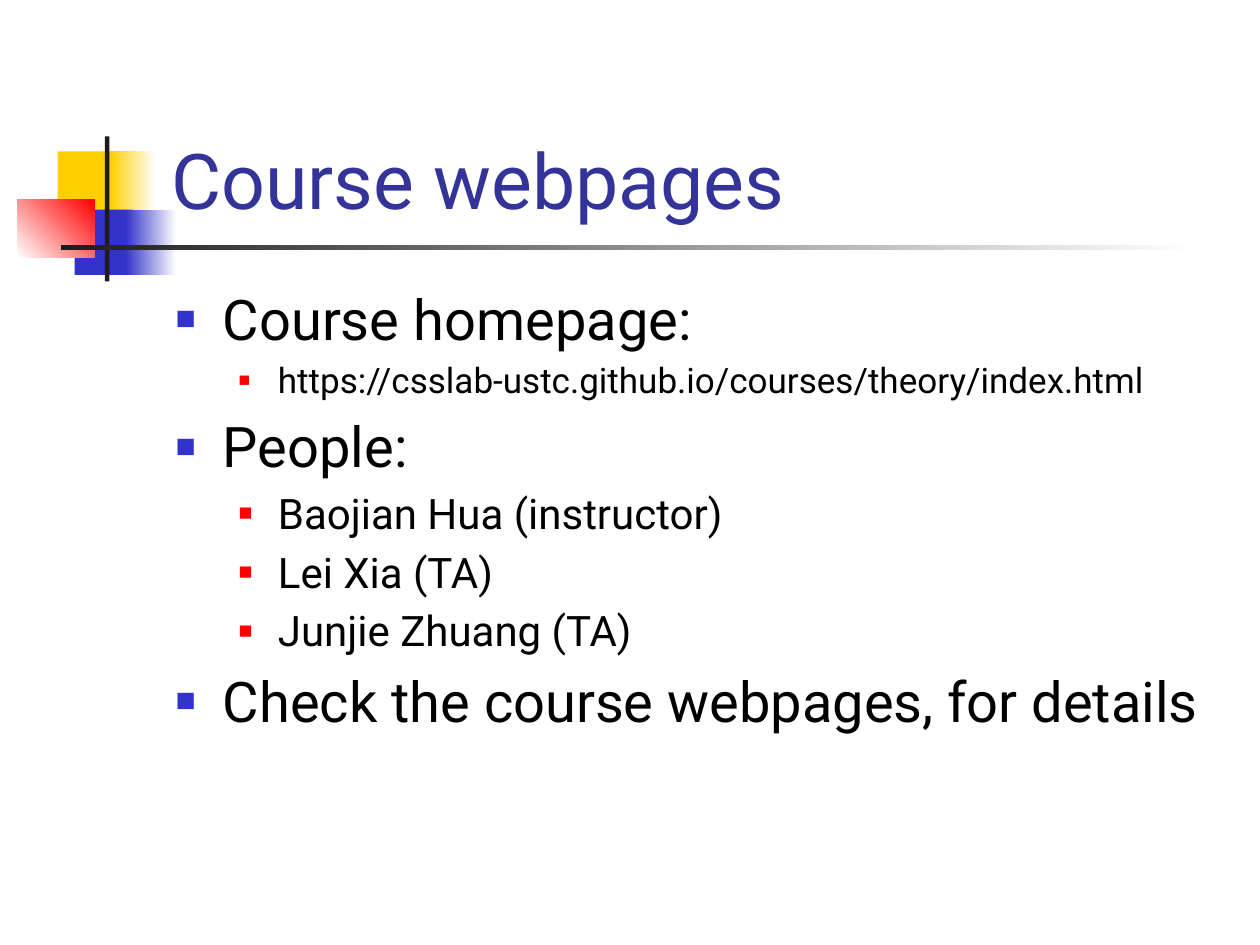
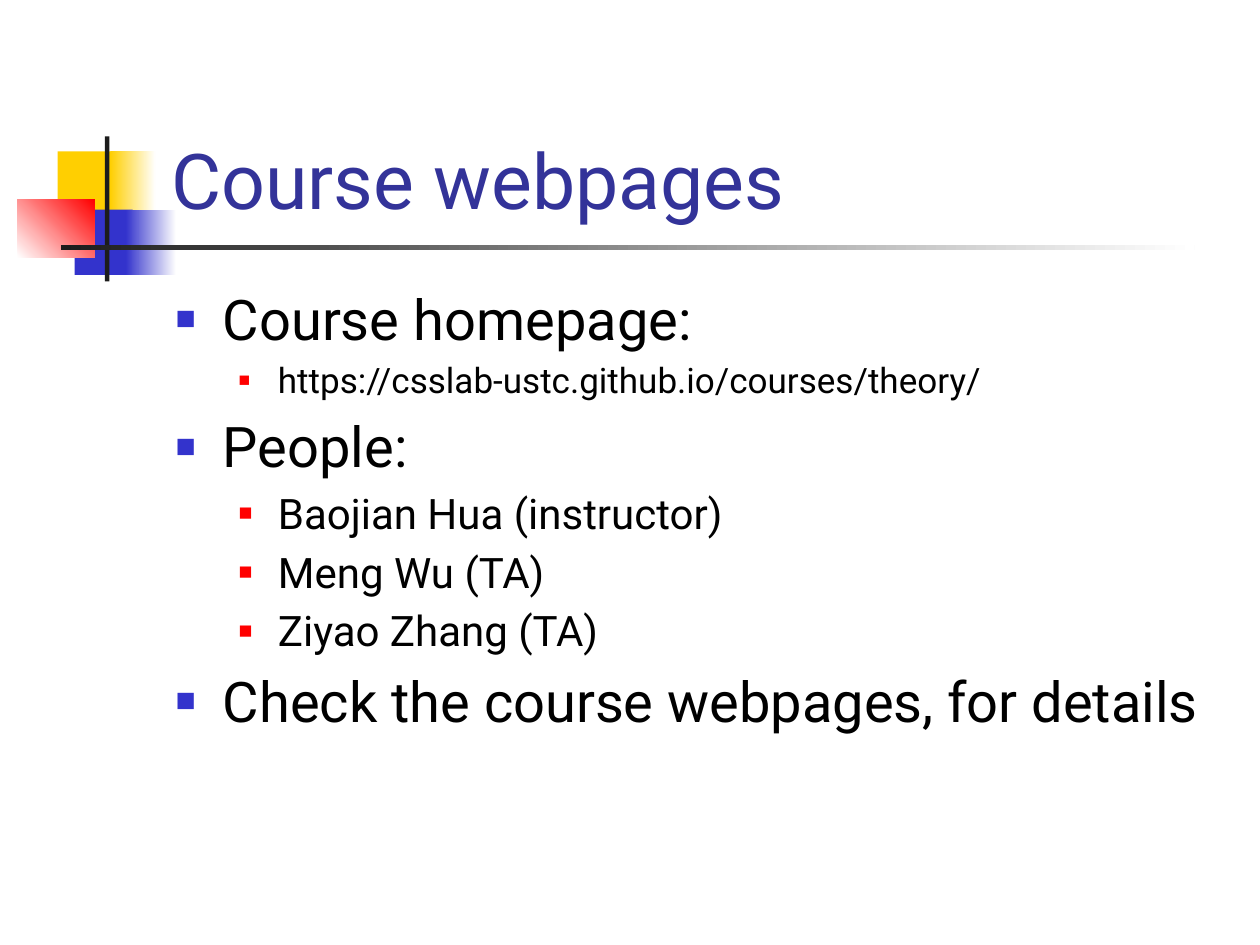
Before and after one commit to csslab-ustc/csslab-ustc.github.io, a slide deck: slide 10 of courses/theory/slides/lec01-overview.pptx. Drawn at 1260x945 pixels with LibreOffice and Linux fonts; fonts in the diff are those of the drawing. Boxes give left, top, right and bottom in pixels: in the first picture for what was removed or moved away, otherwise in the second. Text is boxed around its words. In the diff, an @@ line names an element or a change of style, - is before the commit and + after.

Commit message:
new slides

```diff
--- a/courses/theory/slides/lec01-overview.pptx
+++ b/courses/theory/slides/lec01-overview.pptx
@@ text at bbox=[278, 366, 981, 401]: text changed @@
-  ■ https://csslab-ustc.github.io/courses/theory/index.html
+  ■ https://csslab-ustc.github.io/courses/theory/
@@ text at bbox=[278, 554, 598, 656]: text changed @@
-  ■ Lei Xia (TA)
-  ■ Junjie Zhuang (TA)
+  ■ Meng Wu (TA)
+  ■ Ziyao Zhang (TA)
```
Also in this commit, not shown: 1 other slide changed.
